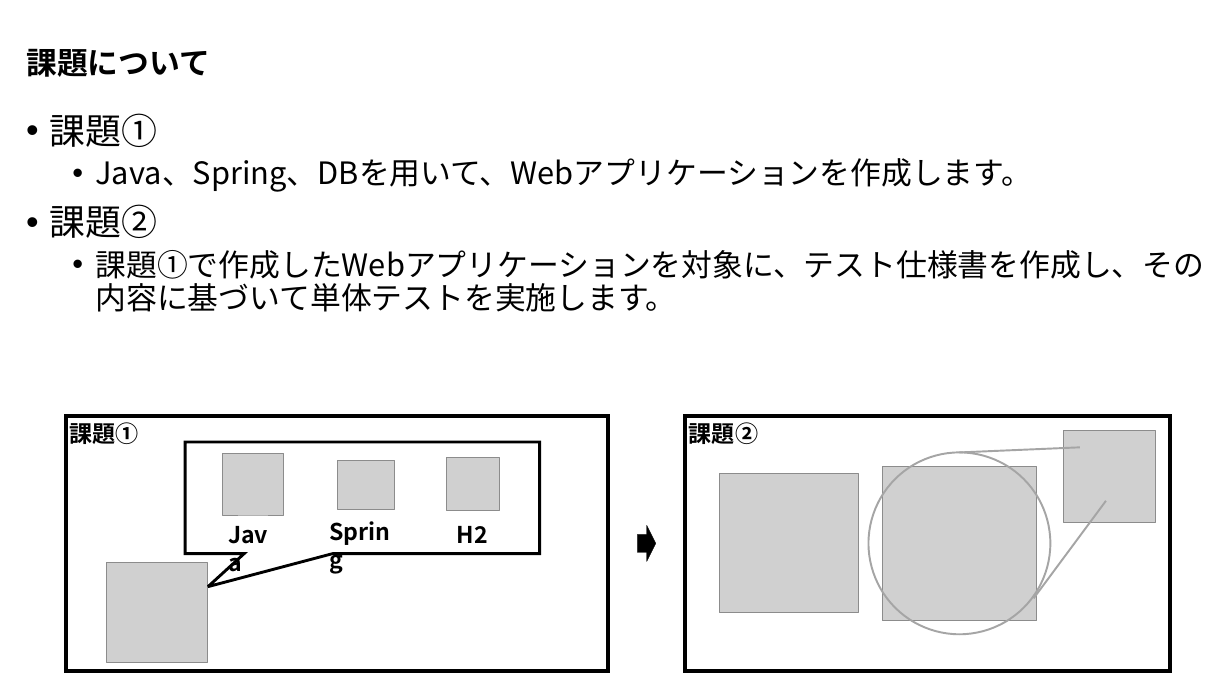
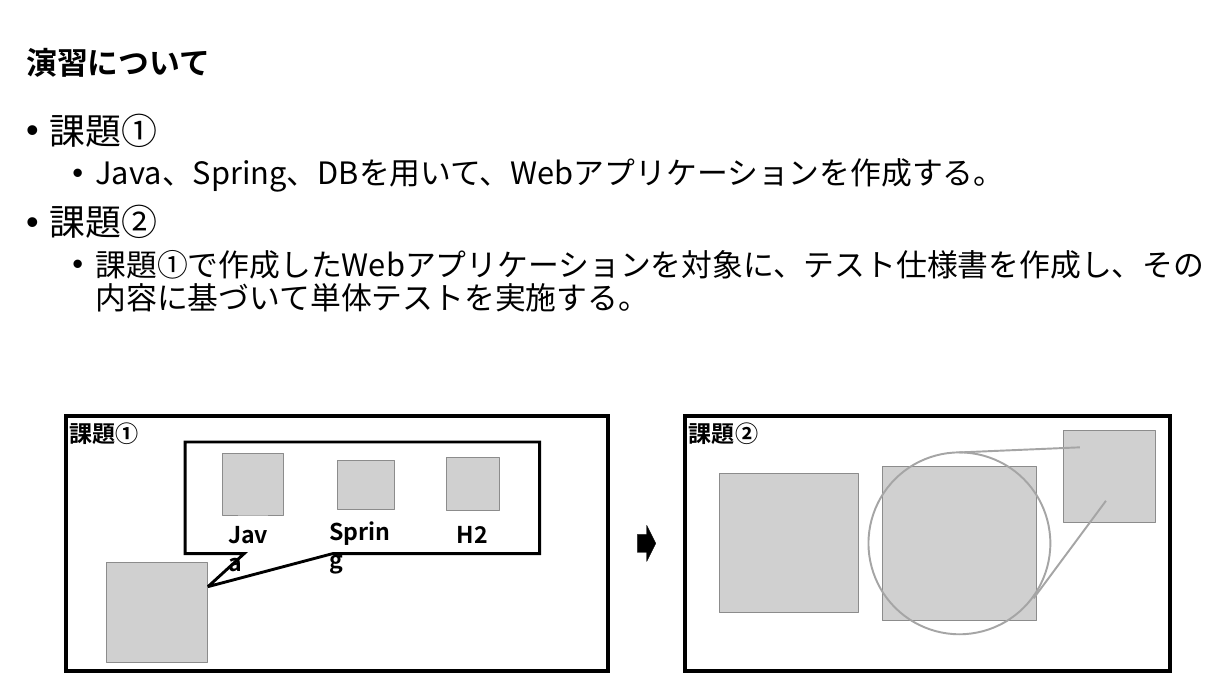
Before and after one commit to nishida2073/ai_navive, a slide deck: slide 3 of 00_オリエンテーション/【AI Native研修-バイブコーディング】研修の概要.pptx. Drawn at 1232x693 pixels with LibreOffice and Linux fonts; fonts in the diff are those of the drawing; grey boxes stand for pictures. Boxes give left, top, right and bottom in pixels: in the first picture for what was removed or moved away, otherwise in the second. Text is boxed around its words. In the diff, an @@ line names an element or a change of style, - is before the commit and + after.

```diff
--- a/00_オリエンテーション/【AI Native研修-バイブコーディング】研修の概要.pptx
+++ b/00_オリエンテーション/【AI Native研修-バイブコーディング】研修の概要.pptx
@@ title at <box>26,47,210,77</box>: text changed @@
-課題について
+演習について
@@ text at <box>96,158,1005,192</box>: text changed @@
-  • Java、Spring、DBを用いて、Webアプリケーションを作成します。
+  • Java、Spring、DBを用いて、Webアプリケーションを作成する。
@@ text at <box>96,250,1205,312</box>: text changed @@
-  • 課題①で作成したWebアプリケーションを対象に、テスト仕様書を作成し、その内容に基づいて単体テストを実施します。
+  • 課題①で作成したWebアプリケーションを対象に、テスト仕様書を作成し、その内容に基づいて単体テストを実施する。
```
Also in this commit, not shown: 2 other slides changed, 2 other files.
